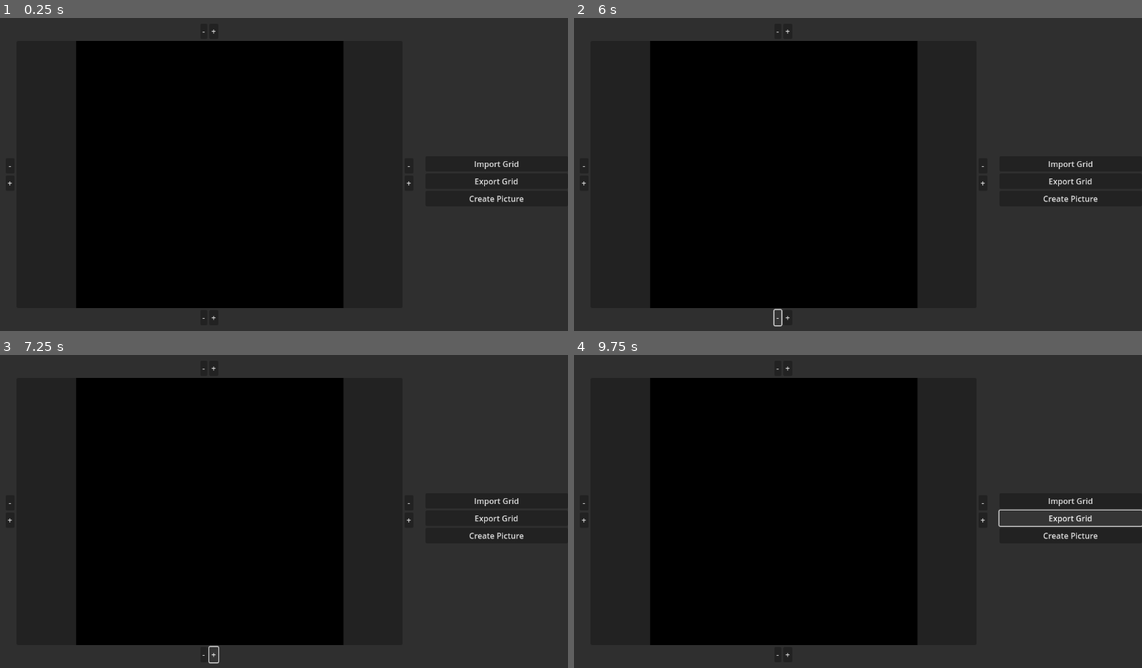
Above: before the commit, frames 1-4 (two rows, left to right).
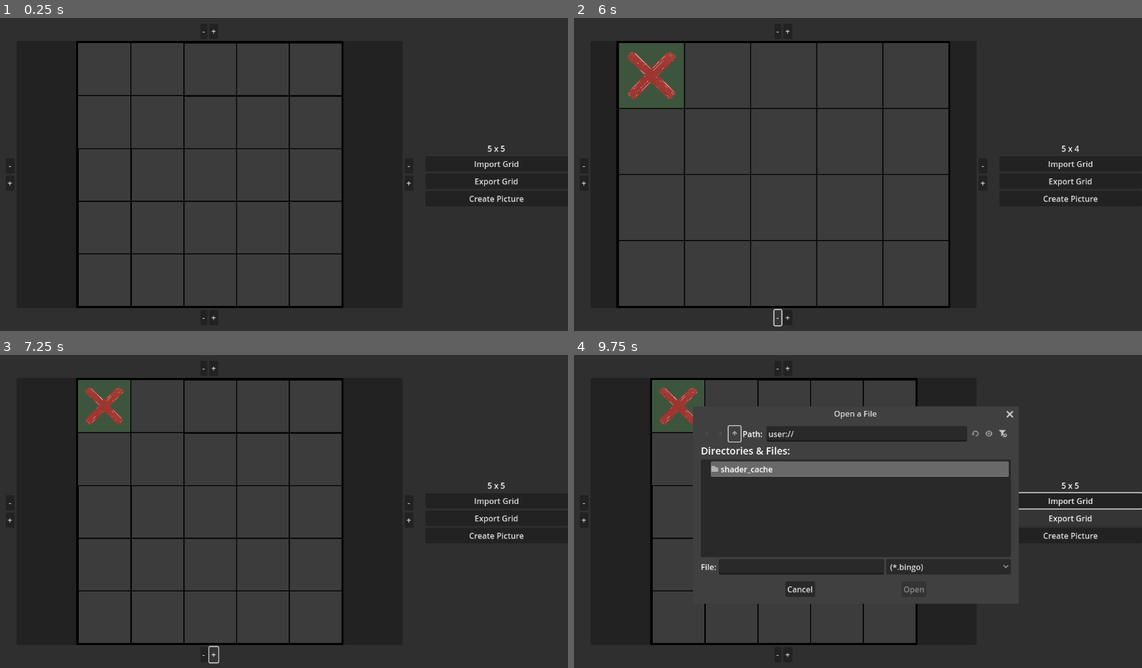
Above: after the commit, the same moments.

Repository: Pheubel/bingo-builder
Game: Godot game, scene res://main_window.tscn
The game is run twice, just before and just after one commit, with the same random seed, the same clock (stepped at 60 frames per second) and the same inputs.
Inputs (mouse positions are in pixels of both pictures, inside the frame that each line leads up to):
- Up to frame 1 (0.25 s): no input
- Up to frame 2 (6 s): click "-" at 0.5 s; click "+" at 1.25 s; click "-" at 2 s; click "+" at 2.75 s; click "-" at 3.5 s; click (704, 68) at 4.27 s; click "+" at 5 s; click "-" at 5.75 s
- Up to frame 3 (7.25 s): click "+" at 6.5 s
- Up to frame 4 (9.75 s): click "Import Grid" at 7.25 s; click (733, 433) at 8.02 s; click (733, 433) at 8.77 s; click "Export Grid" at 9.5 s

The runs differ from the first frame. In frame 1, 38% of the frame differs, in the area x 13-89%, y 8-92%; in frame 2, 48%, in the area x 7-89%, y 7-93%; in frame 3, 38%; in frame 4, 43%.

Commit message:
fix invalid base type

Diff:
--- a/main_window.gd
+++ b/main_window.gd
@@ -1,4 +1,4 @@
-extends Panel
+extends Control
 
 const BINGO_GRID_BOX_SCENE: PackedScene = preload("uid://cvk583gc6c57w")
 
--- a/main_window.tscn
+++ b/main_window.tscn
@@ -239,7 +239,7 @@
 use_native_dialog = true
 
 [node name="ImportDialog" type="FileDialog" parent="."]
-title = "Open Bingo Card"
+title = "Open a File"
 ok_button_text = "Open"
 file_mode = 0
 access = 1
